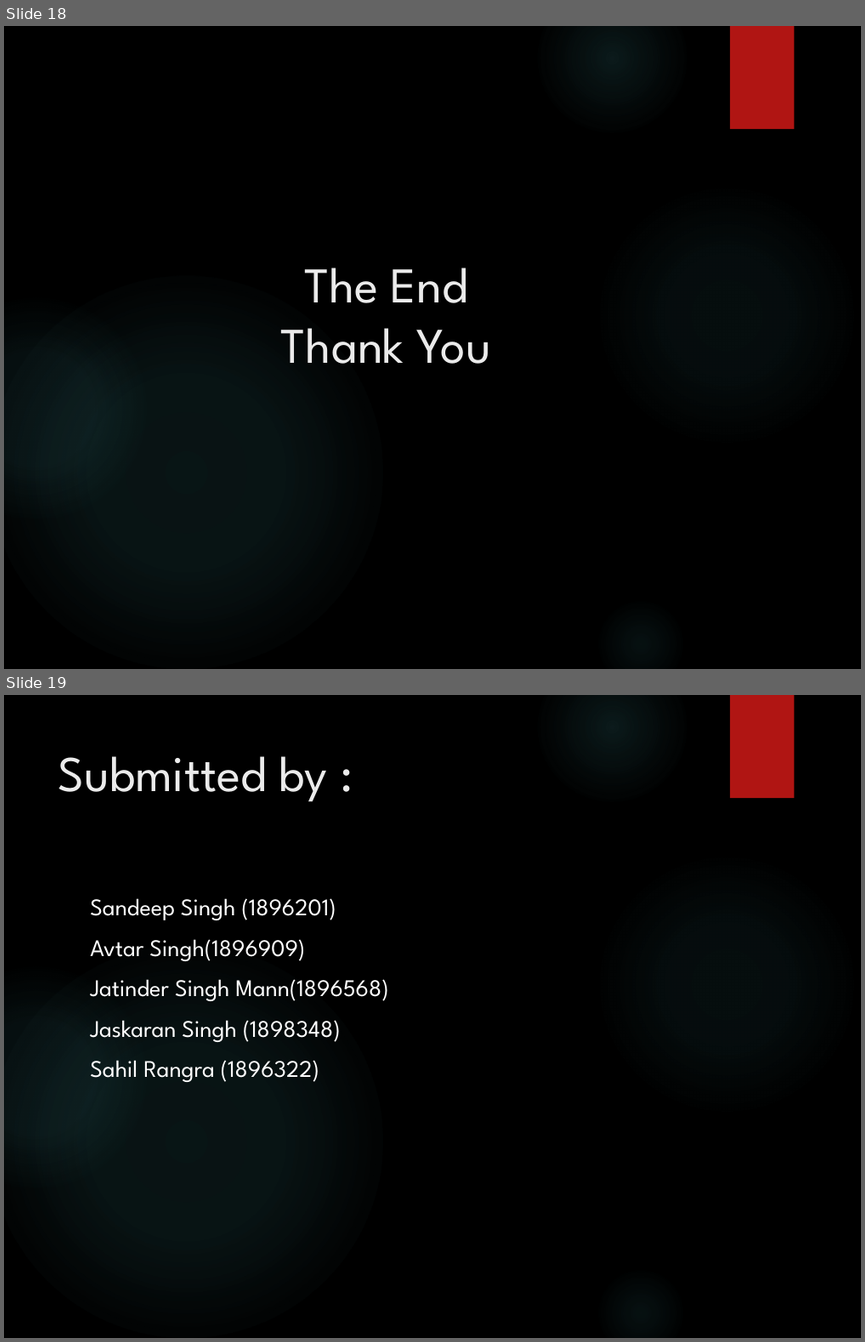
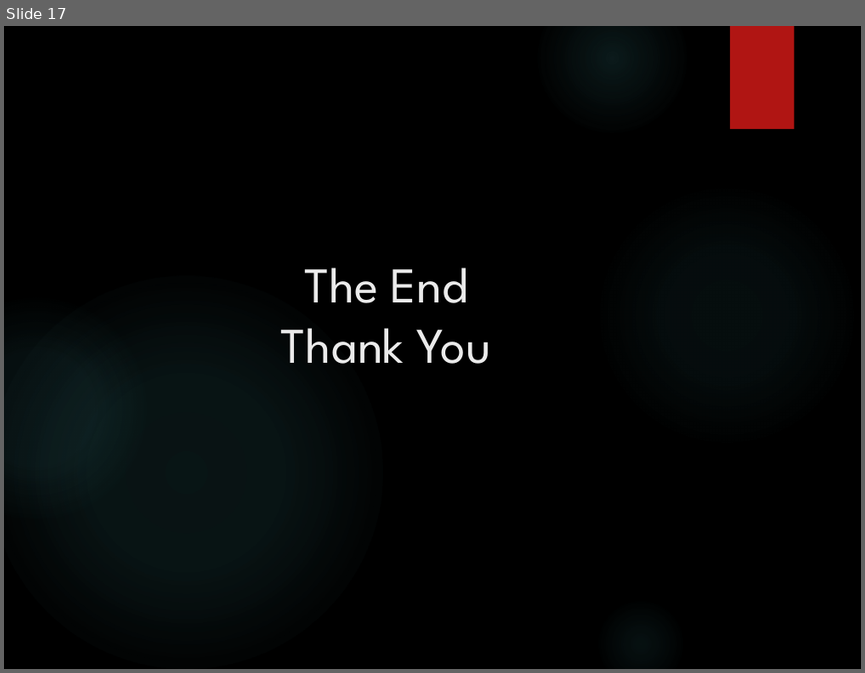
Before and after one commit to avtargill/School-Cegep, a slide deck: PPT_School_App.pptx. Shown one above the other, each under a label of ours: slides 18 and 19 before the commit, slide 17 after it. The pictures are 865x1342 and 865x673 pixels, drawn with LibreOffice and Linux fonts; fonts in the diff are those of the drawing; background and template pictures are left out. Boxes give left, top, right and bottom in pixels: in the first picture for what was removed or moved away, otherwise in the second. Text is boxed around its words. In the diff, an @@ line names an element or a change of style, - is before the commit and + after.

```diff
--- a/PPT_School_App.pptx
+++ b/PPT_School_App.pptx
@@ slide 19 removed at (4,695,861,1338), background picture (left out); not listed: 6 template elements that a slide beside it also shows @@
@@ title removed at (58,756,327,802) @@
-Submitted by :
@@ text removed at (90,898,389,1082) @@
-Sandeep Singh (1896201)
-Avtar Singh(1896909)
-Jatinder Singh Mann(1896568)
-Jaskaran Singh (1898348)
-Sahil Rangra (1896322)
@@ what was slide 18 is now slide 17 @@
```
Also in this commit, not shown: 9 slides changed, 1 other slide removed.
